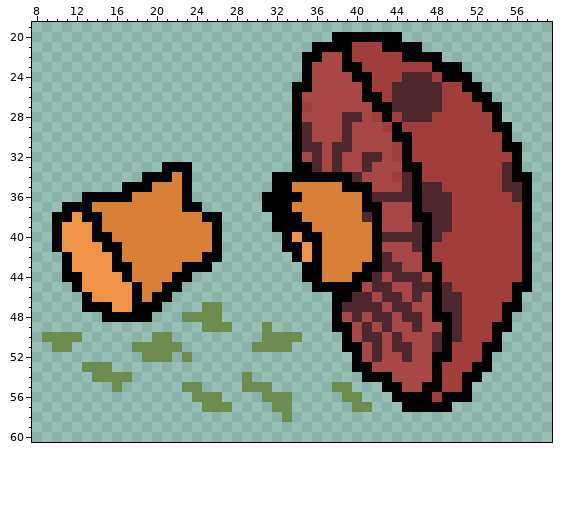
Two versions of one pixel-art sprite, Assets/Sprites/hongo_dead.png. That is the earlier state.
The file is 64x64 pixels. Pixels under 10% opacity are left out. Shown: x 8..59, y 19..60. The old version is drawn lined up with the new one.
The result:
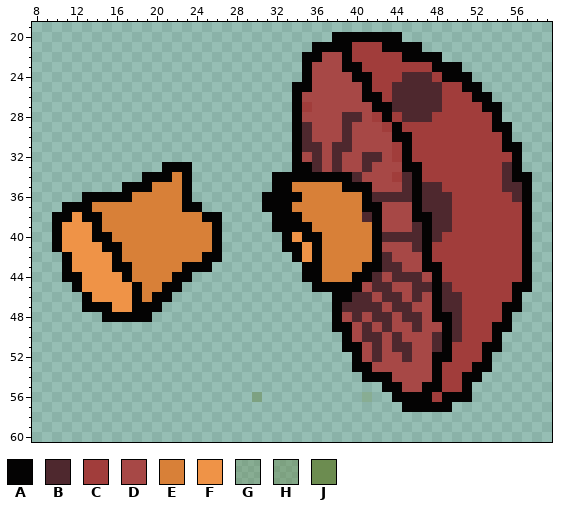
Palette (. is transparent): A #040303  B #4e282e  C #a13d3b  D #a74846  E #d88038  F #ef9347  G #6c8c5055  H #6c8c5071  J #6c8c50
What changed:
whole drawing moved by -3,+10 (the old picture is shown already moved)
Colour G is added in row 56 at x 41.
Colour H is added in row 56 at x 30.
Colour J is gone in row 47 at x 25 to 26; in row 48 at x 23 to 26; in row 49 at x 25 to 27 and 31; in row 50 at x 9 to 12, 20 to 21 and 31 to 34; in row 51 at x 10 to 11, 18 to 22 and 30 to 33; in row 52 at x 19 to 21 and 23.
Colour J is gone in row 53 at x 13 to 15; in row 54 at x 14 to 17 and 29; in row 55 at x 16, 23 to 24, 29 to 31 and 38 to 39; in row 56 at x 24 to 26, 31 to 33 and 39 to 40; in row 57 at x 25 to 27, 32 to 33 and 40 to 41; in row 58 at x 33.
Where, in picture pixels (left, top, right, bottom), the same in both pictures:
changed: (42, 302, 302, 422)
changed: (332, 382, 372, 412)
